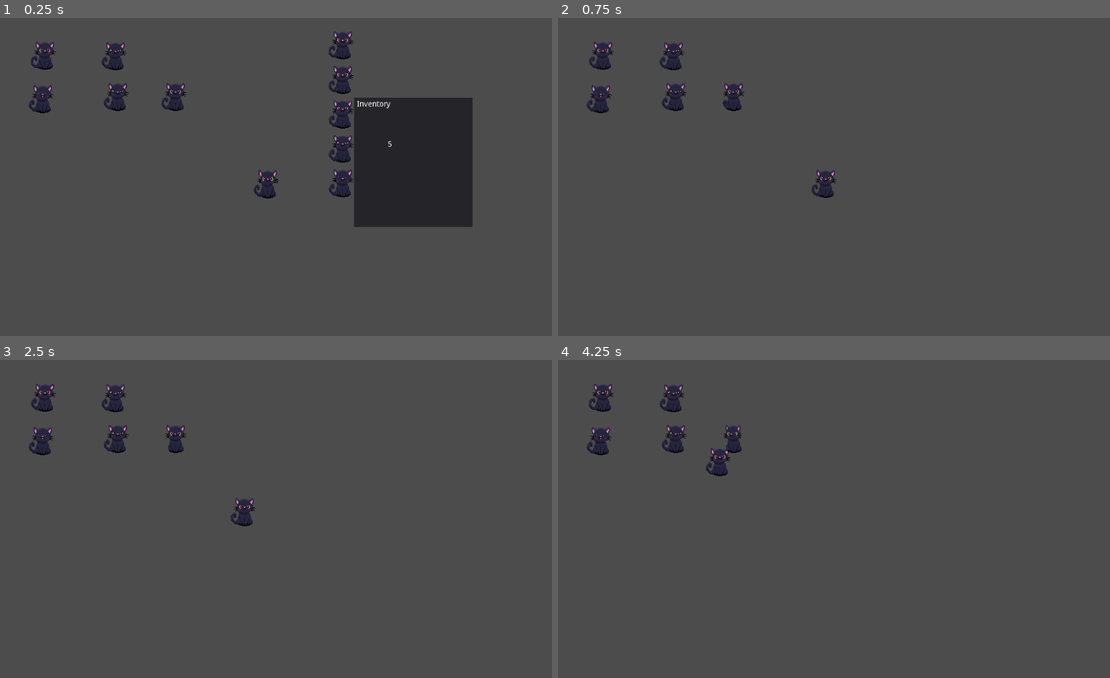
Above: before the commit, frames 1-4 (two rows, left to right).
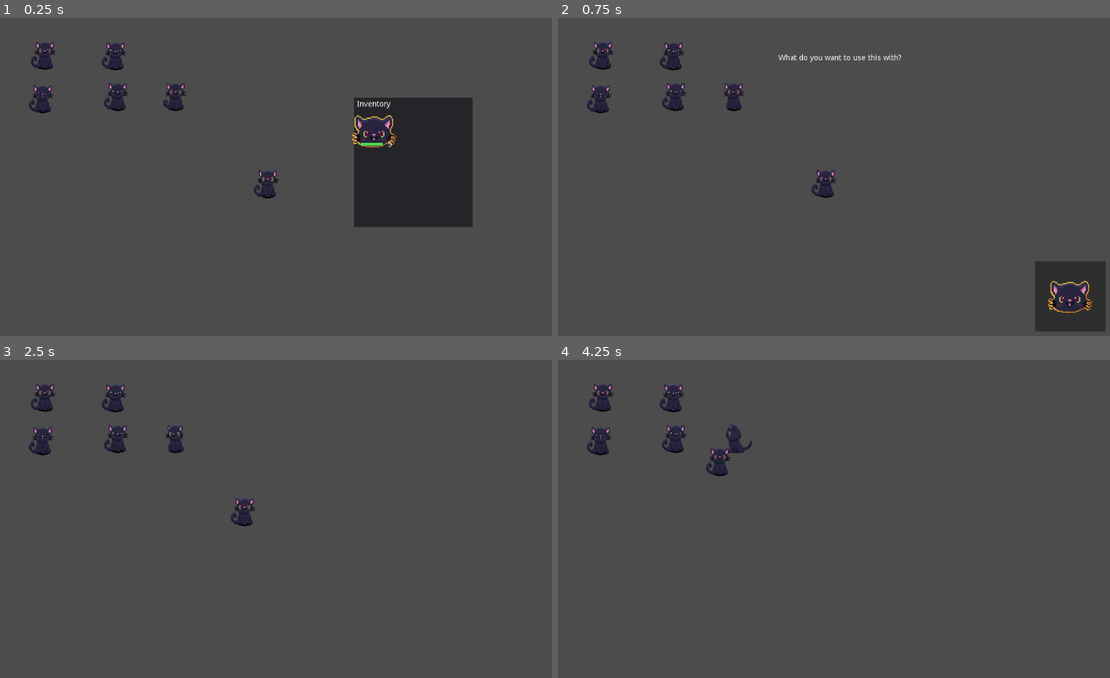
Above: after the commit, the same moments.

Repository: JawaskaTeam/il-gatto
Game: Godot game, scene res://scenes/core.tscn
Same seed, same stepped clock (60 frames per second), same inputs: the game is played once before the commit and once after it.
Inputs (mouse positions are in pixels of both pictures, inside the frame that each line leads up to):
- Up to frame 1 (0.25 s): no input
- Up to frame 2 (0.75 s): click (933, 129) at 0.5 s
- Up to frame 3 (2.5 s): move the mouse to (408, 509) at 1.27 s; click (408, 509) at 1.35 s; move the mouse to (171, 541) at 2.02 s; click (171, 541) at 2.1 s
- Up to frame 4 (4.25 s): move the mouse to (894, 452) at 2.77 s; click (894, 452) at 2.85 s; move the mouse to (811, 592) at 3.52 s; click (811, 592) at 3.6 s

The runs differ from the first frame. In frame 1, 1.6% of the frame differs, in the area x 5-72%, y 4-57%; in frame 2, 3.0%, in the area x 29-100%, y 11-99%; in frame 3, less than 0.1%; in frame 4, 0.1%.

Commit message:
Fixed consumables

Diff:
--- a/data/items.tscn
+++ b/data/items.tscn
@@ -1,6 +1,8 @@
-[gd_scene load_steps=4 format=2]
+[gd_scene load_steps=6 format=2]
 
 [ext_resource path="res://assets/makkuro_blink.png" type="Texture" id=1]
+[ext_resource path="res://data/multiuse_item.tscn" type="PackedScene" id=2]
+[ext_resource path="res://icon.png" type="Texture" id=3]
 
 [sub_resource type="GDScript" id=1]
 script/source = "extends Node
@@ -61,3 +63,8 @@
 script = SubResource( 2 )
 print_name = "Test"
 icon = ExtResource( 1 )
+
+[node name="test2" parent="." instance=ExtResource( 2 )]
+print_name = "Multi use item"
+icon = ExtResource( 3 )
+uses = 5
--- a/data/multiuse_item.tscn
+++ b/data/multiuse_item.tscn
@@ -14,7 +14,7 @@
 
 # Called when the node enters the scene tree for the first time.
 func _ready():
-	stack = load('res://scenes/data/multiuse_stack.tscn')
+	stack = load('res://data/multiuse_stack.tscn')
 
 
 # Called every frame. 'delta' is the elapsed time since the previous frame.
@@ -25,7 +25,7 @@
 # @override
 func consume(cat: Node2D):
 	var stack = GameState.inventory.get_item_stack(name)
-	if stack.uses > 0:
+	if stack.uses > 1:
 		stack.uses -= 1 # consume one use
 	else:
 		stack.uses = uses # replenish uses
--- a/scenes/core.tscn
+++ b/scenes/core.tscn
@@ -11,7 +11,6 @@
 position = Vector2( 107.053, 66.1117 )
 frames = ExtResource( 2 )
 animation = "idle"
-frame = 3
 playing = true
 
 [node name="jodete" type="AnimatedSprite" parent="."]
@@ -39,5 +38,4 @@
 position = Vector2( 344.003, 141.131 )
 frames = ExtResource( 2 )
 animation = "turn"
-frame = 7
 playing = true
--- a/scenes/entities/hub_cat.tscn
+++ b/scenes/entities/hub_cat.tscn
@@ -19,6 +19,7 @@
 onready var meow_delay: Timer = $meow_delay
 onready var meow: AudioStreamPlayer2D = $meow
 onready var blink: Timer = $blink
+onready var click_area: Area2D = $click_area
 onready var random := RandomNumberGenerator.new()
 onready var meows: Array = []
 onready var animation_variants: Dictionary = {
@@ -251,6 +252,9 @@
 	active_action = null
 	next_action()
 "
+
+[sub_resource type="RectangleShape2D" id=5]
+extents = Vector2( 64, 32 )
 
 [sub_resource type="GDScript" id=2]
 script/source = "extends 'res://scripts/action.gd'
@@ -370,6 +374,11 @@
 max_distance = 300.0
 walkable_space = Rect2( -100, -100, 200, 200 )
 
+[node name="click_area" type="Area2D" parent="."]
+
+[node name="shape" type="CollisionShape2D" parent="click_area"]
+shape = SubResource( 5 )
+
 [node name="sprite" type="AnimatedSprite" parent="."]
 frames = ExtResource( 1 )
 animation = "idle"
--- a/scenes/hub.tscn
+++ b/scenes/hub.tscn
@@ -17,7 +17,7 @@
 
 # Called when the node enters the scene tree for the first time.
 func _ready():
-	GameState.inventory.add_item('test', 5)
+	GameState.inventory.add_item('test2', 5)
 
 
 # Called every frame. 'delta' is the elapsed time since the previous frame.
--- a/scenes/ui/inventory/multiuse_stack.tscn
+++ b/scenes/ui/inventory/multiuse_stack.tscn
@@ -31,7 +31,7 @@
 # Called when the amount of uses remaining change.
 func _on_uses_changed(uses: int):
 	var max_uses = Items.get(item).uses
-	bar.set_width(40 * (uses/max_uses))
+	bar.set_size(Vector2(40 * (float(uses)/float(max_uses)), bar.rect_size.y))
 "
 
 [node name="multiuse_stack" instance=ExtResource( 1 )]
--- a/scenes/ui/inventory/stack.tscn
+++ b/scenes/ui/inventory/stack.tscn
@@ -11,7 +11,8 @@
 }
 
 [node name="click" type="Button" parent="."]
-margin_right = 64.0
+margin_left = 0.561234
+margin_right = 64.5612
 margin_bottom = 64.0
 flat = true
 __meta__ = {
@@ -19,6 +20,7 @@
 }
 
 [node name="icon" type="Sprite" parent="."]
+offset = Vector2( 32, 32 )
 
 [node name="amount" type="Label" parent="."]
 margin_left = 24.0
--- a/scenes/ui/items/consumable.tscn
+++ b/scenes/ui/items/consumable.tscn
@@ -28,7 +28,9 @@
 func _input(event: InputEvent):
 	if event is InputEventMouseButton and event.is_action_pressed(IN_CLICK):
 		var cat = get_parent().cat
-		if cat.sprite.get_rect().has_point(cat.to_local(event.position)):
+		var size: Vector2 = cat.click_area.get_node('shape').shape.get_extents()
+		var rect := Rect2(cat.click_area.position - size * .5, size)
+		if rect.has_point(cat.to_local(event.position)):
 			Items.get(item).consume(cat)
 		queue_free() # remove interface afterwards, no matter the result
 
@@ -43,8 +45,8 @@
 }
 
 [node name="hint" type="Label" parent="."]
-anchor_right = 1.0
 margin_top = 66.0
+margin_right = 1024.0
 margin_bottom = 80.0
 text = "What do you want to use this with?"
 align = 1
@@ -63,3 +65,4 @@
 }
 
 [node name="sprite" type="Sprite" parent="frame"]
+offset = Vector2( 64, 64 )
Not shown: 1 places in scenes/entities/hub_cat.tscn that only renumber resources
